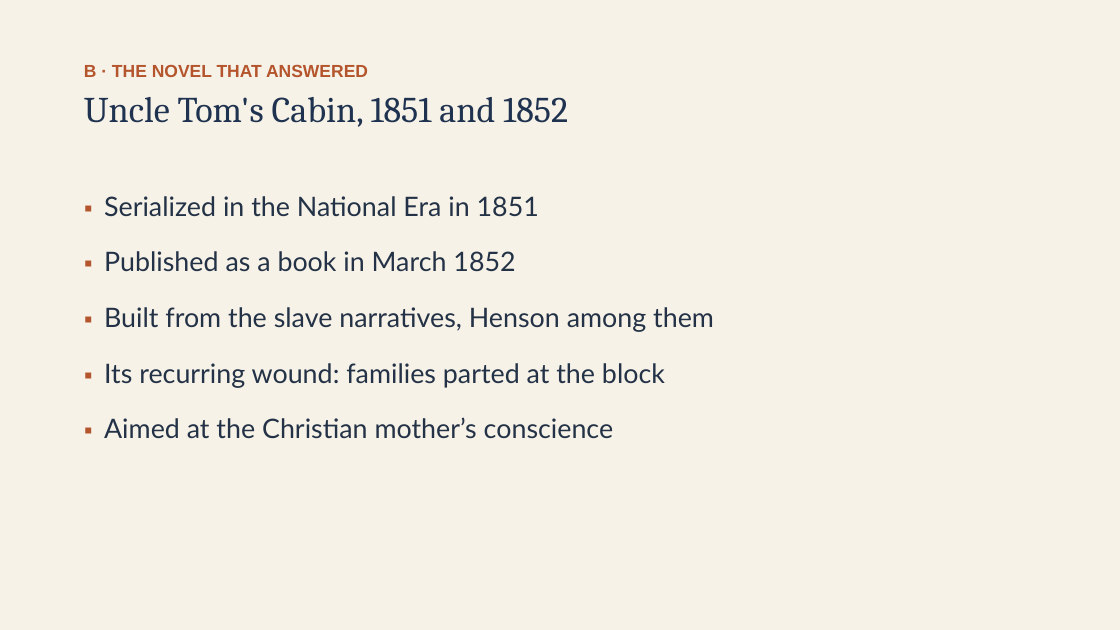
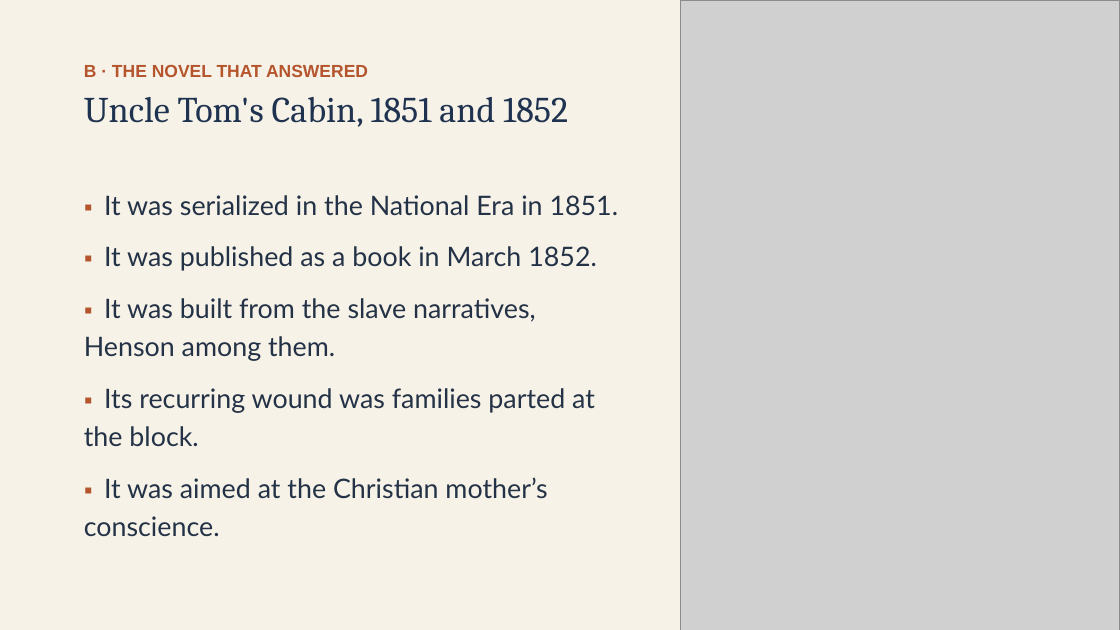
Before and after one commit to ab17gthb/humanities-curriculum-group, a slide deck: slide 8 of sectional-crisis/lesson-02/lesson-02-slides.pptx. Drawn at 1120x630 pixels with LibreOffice and Linux fonts; fonts in the diff are those of the drawing; grey boxes stand for pictures. Boxes give left, top, right and bottom in pixels: in the first picture for what was removed or moved away, otherwise in the second. Text is boxed around its words. In the diff, an @@ line names an element or a change of style, - is before the commit and + after.

```diff
--- a/sectional-crisis/lesson-02/lesson-02-slides.pptx
+++ b/sectional-crisis/lesson-02/lesson-02-slides.pptx
@@ picture added at <box>681,0,1120,630</box> @@
@@ text at <box>84,195,619,536</box>: text changed @@
-▪ Serialized in the National Era in 1851
-▪ Published as a book in March 1852
-▪ Built from the slave narratives, Henson among them
-▪ Its recurring wound: families parted at the block
-▪ Aimed at the Christian mother’s conscience
+▪ It was serialized in the National Era in 1851.
+▪ It was published as a book in March 1852.
+▪ It was built from the slave narratives, Henson among them.
+▪ Its recurring wound was families parted at the block.
+▪ It was aimed at the Christian mother’s conscience.
```
Also in this commit, not shown: 9 other slides changed, 6 other files.
